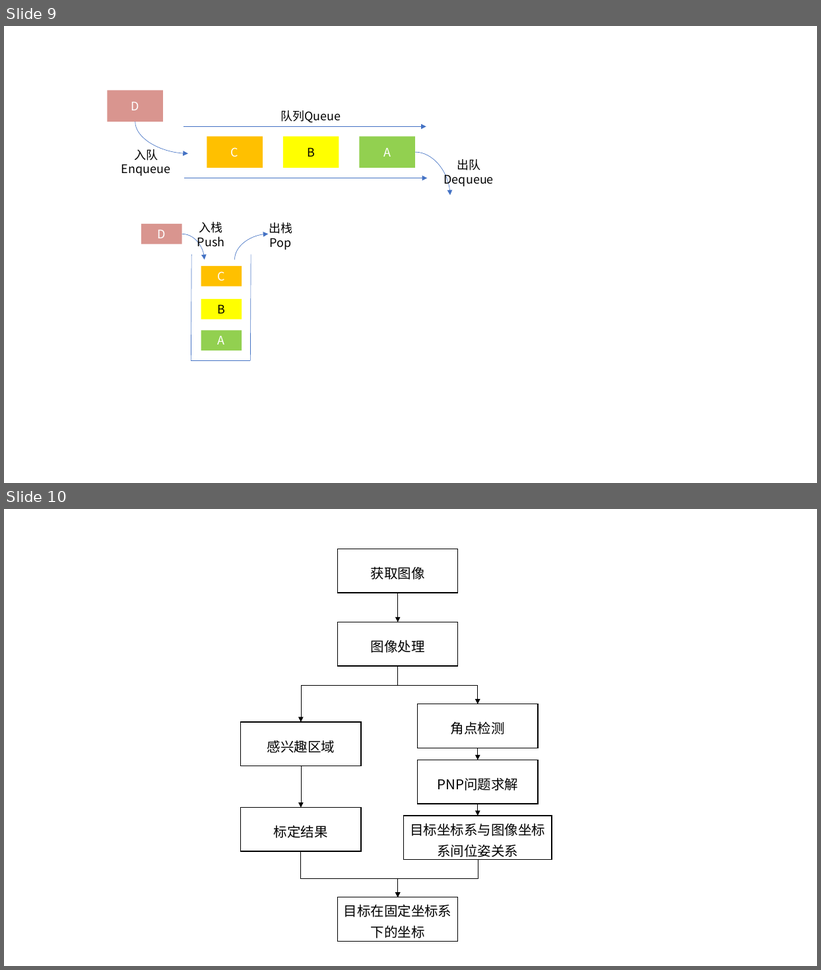
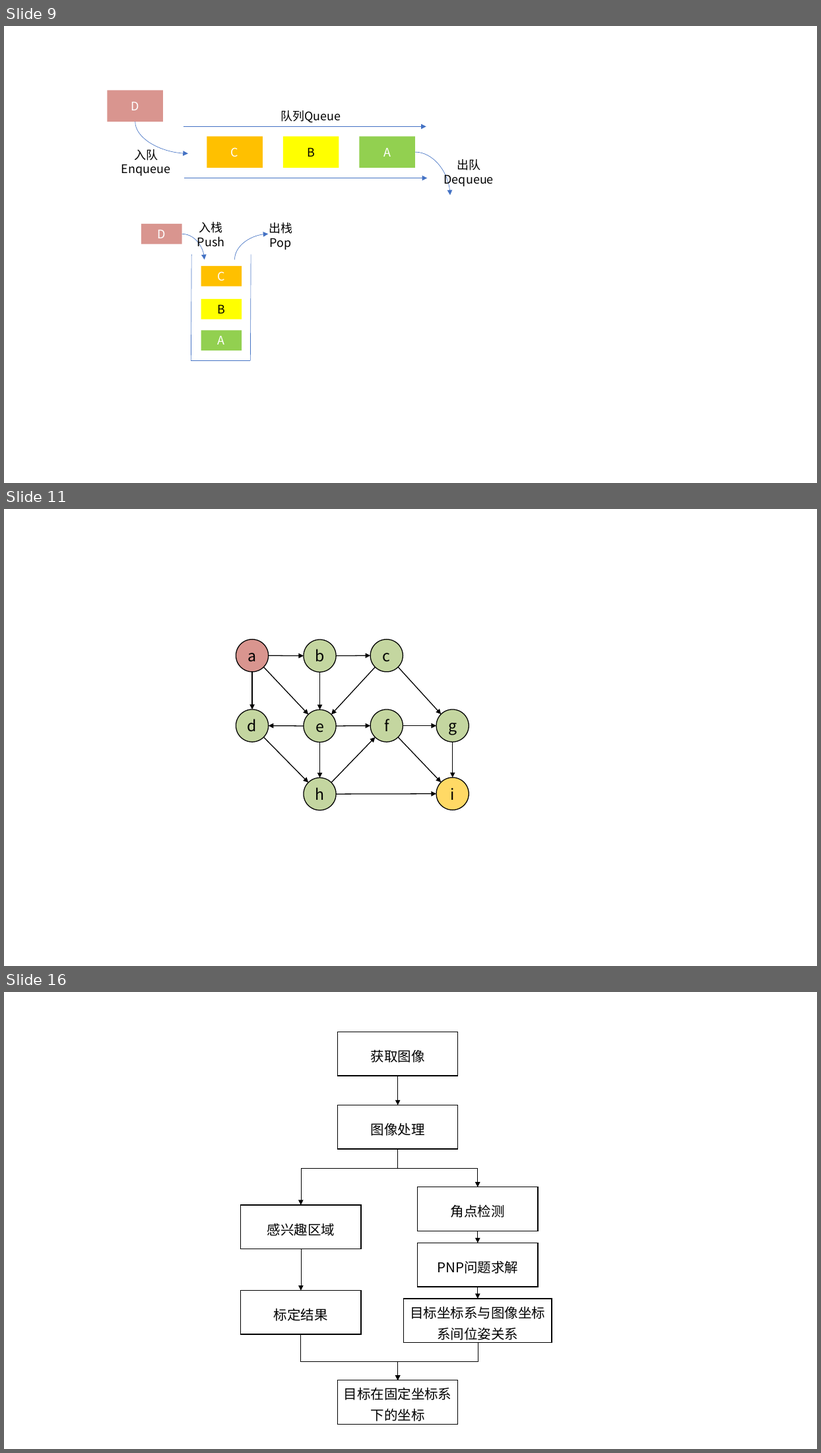
Before and after one commit to ghowoght/motion-planning, a slide deck: 框图.pptx. Shown one above the other, each under a label of ours: slides 9 and 10 before the commit, slides 9, 11 and 16 after it; the slides between them are not shown. The pictures are 821x970 and 821x1453 pixels, drawn with LibreOffice and Linux fonts; fonts in the diff are those of the drawing. Boxes give left, top, right and bottom in pixels: in the first picture for what was removed or moved away, otherwise in the second. Text is boxed around its words. In the diff, an @@ line names an element or a change of style, - is before the commit and + after.

```diff
--- a/框图.pptx
+++ b/框图.pptx
@@ slide 11 added at [4, 509, 817, 966], background #FFFFFF @@
@@ ellipse added at [236, 640, 268, 672], fill #D9958F, outline #000000 1 pt, 18 pt, text #000000 @@
+a
@@ ellipse added at [304, 640, 336, 672], fill #C4D6A0, outline #000000 1 pt, 18 pt, text #000000 @@
+b
@@ ellipse added at [370, 640, 403, 672], fill #C4D6A0, outline #000000 1 pt, 18 pt, text #000000 @@
+c
@@ arrow added from (264, 667) to (308, 714), #000000 1 pt @@
@@ arrow added from (269, 656) to (304, 656), #000000 1 pt @@
@@ arrow added from (376, 667) to (331, 714), #000000 1 pt @@
@@ arrow added from (337, 656) to (370, 656), #000000 1 pt @@
@@ arrow added from (398, 667) to (442, 714), #000000 1 pt @@
@@ arrow added from (252, 672) to (252, 710), #000000 1 pt @@
@@ arrow added from (320, 673) to (320, 710), #000000 1 pt @@
@@ ellipse added at [236, 710, 268, 742], fill #C4D6A0, outline #000000 1 pt, 18 pt, text #000000 @@
+d
@@ arrow added from (304, 726) to (269, 726), #000000 1 pt @@
@@ ellipse added at [304, 710, 336, 742], fill #C4D6A0, outline #000000 1 pt, 18 pt, text #000000 @@
+e
@@ arrow added from (337, 726) to (370, 726), #000000 1 pt @@
@@ ellipse added at [370, 710, 403, 742], fill #C4D6A0, outline #000000 1 pt, 18 pt, text #000000 @@
+f
@@ arrow added from (403, 726) to (436, 726), #000000 1 pt @@
@@ ellipse added at [436, 710, 469, 742], fill #C4D6A0, outline #000000 1 pt, 18 pt, text #000000 @@
+g
@@ arrow added from (264, 737) to (308, 783), #000000 1 pt @@
@@ arrow added from (320, 743) to (320, 778), #000000 1 pt @@
@@ arrow added from (331, 783) to (376, 737), #000000 1 pt @@
@@ arrow added from (398, 737) to (442, 782), #000000 1 pt @@
@@ arrow added from (453, 742) to (453, 778), #000000 1 pt @@
@@ ellipse added at [304, 778, 336, 811], fill #C4D6A0, outline #000000 1 pt, 18 pt, text #000000 @@
+h
@@ ellipse added at [436, 778, 469, 811], fill #FFD965, outline #000000 1 pt, 18 pt, text #000000 @@
+i
@@ arrow added from (337, 795) to (436, 794), #000000 1 pt @@
@@ what was slide 10 is now slide 16 @@
```
Also in this commit, not shown: 5 other slides added, 2 other files.
